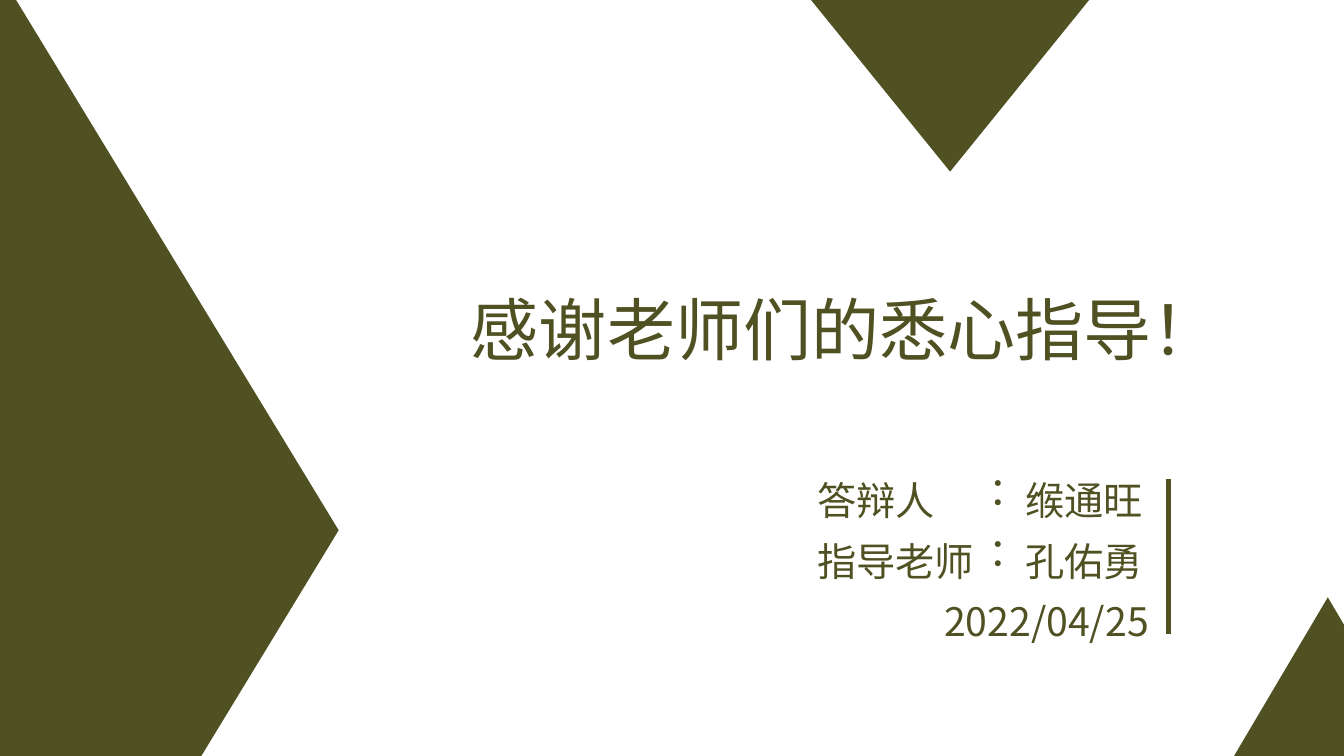
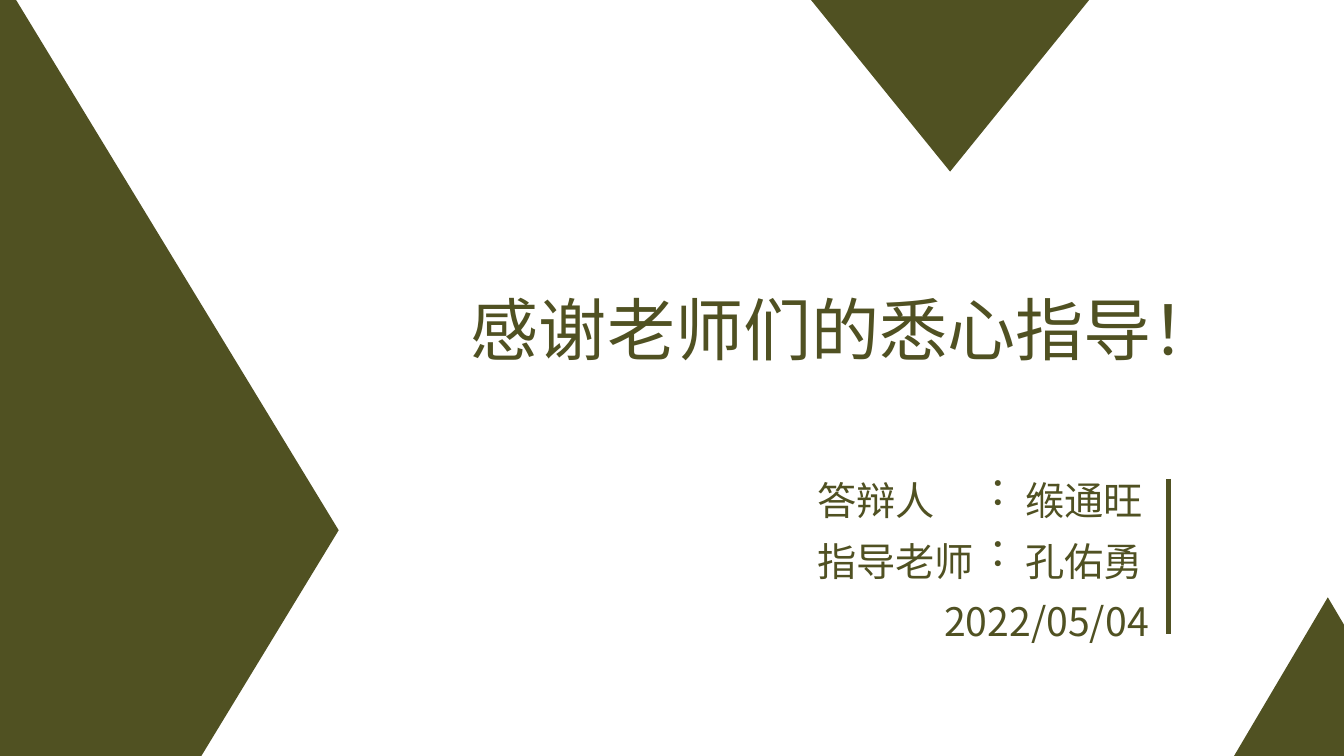
Before and after one commit to knoxnoe/GraduationProject, a slide deck: slide 19 of doc/paper/v2/缑通旺-开题.pptx. Drawn at 1344x756 pixels with LibreOffice and Linux fonts; fonts in the diff are those of the drawing. Boxes give left, top, right and bottom in pixels: in the first picture for what was removed or moved away, otherwise in the second. Text is boxed around its words. In the diff, an @@ line names an element or a change of style, - is before the commit and + after.

```diff
--- a/doc/paper/v2/缑通旺-开题.pptx
+++ b/doc/paper/v2/缑通旺-开题.pptx
@@ text at bbox=[944, 605, 1149, 643]: text changed @@
-2022/04/25
+2022/05/04
```
Also in this commit, not shown: 8 other slides changed, 4 other files.
